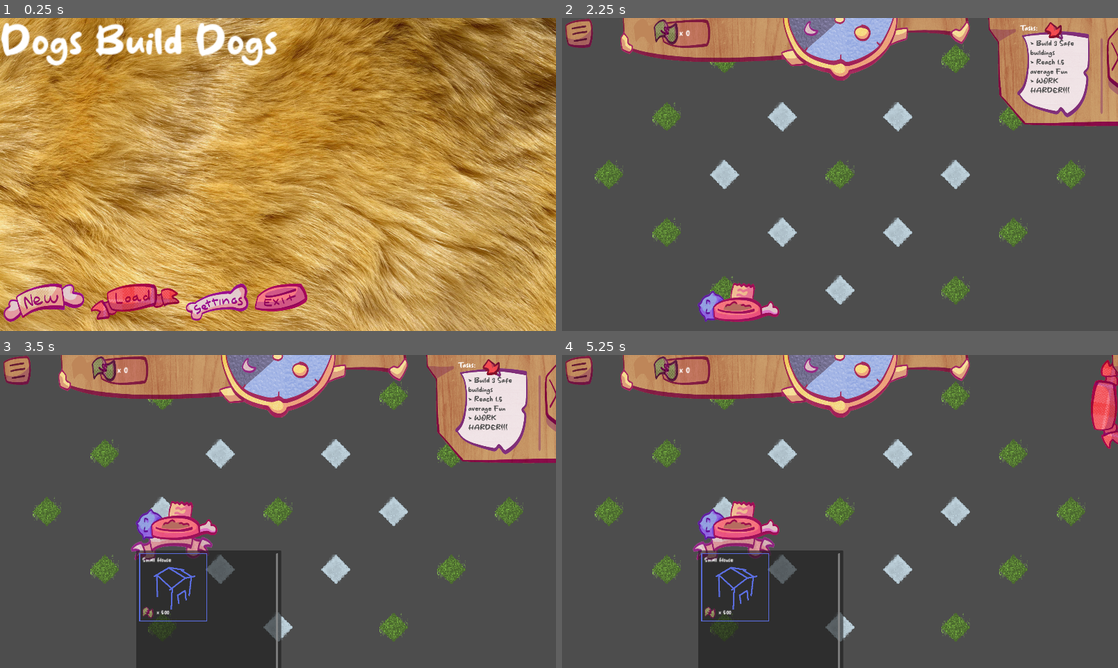
Above: before the commit, frames 1-4 (two rows, left to right).
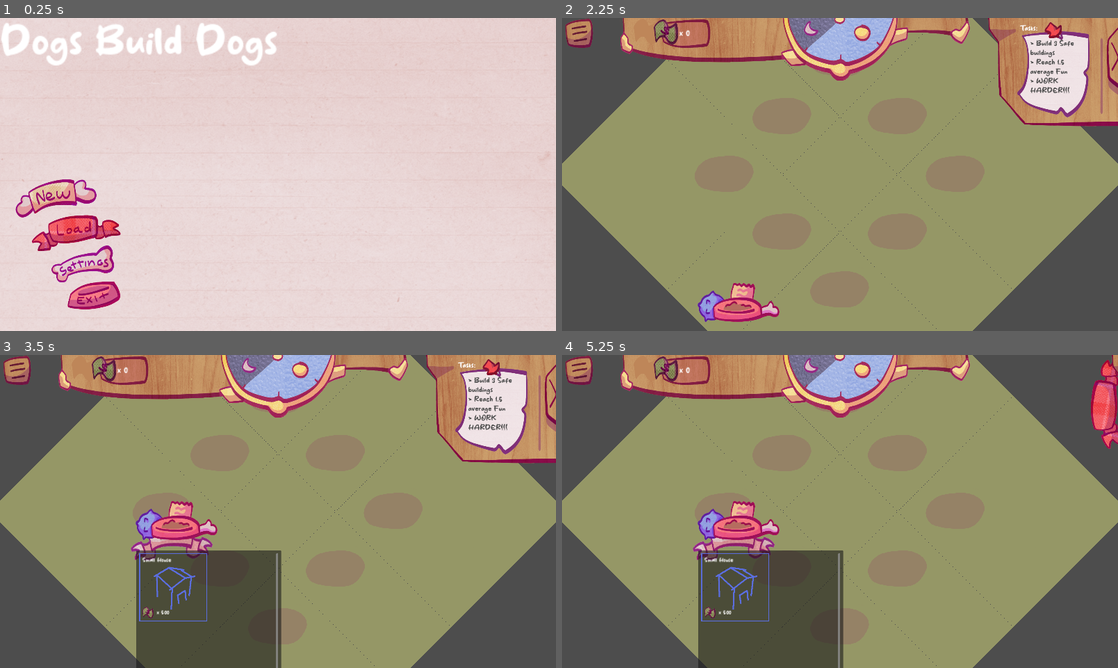
Above: after the commit, the same moments.

Repository: ingsmployee/bracktwinkjamminit
Game: Godot game, scene res://assets/scenes/main_menu.tscn
Two runs of this game, one before a commit and one after it. Both use one fixed random seed, a clock stepped at 60 frames per second and the inputs below.
Inputs (mouse positions are in pixels of both pictures, inside the frame that each line leads up to; where the layout moved, square brackets give the same spot in the first picture):
- Up to frame 1 (0.25 s): no input
- Up to frame 2 (2.25 s): click (745, 233) [695, 305] at 0.5 s; click (767, 265) [778, 305] at 1.25 s; click (728, 199) [606, 305] at 2 s
- Up to frame 3 (3.5 s): click (177, 639) at 2.75 s
- Up to frame 4 (5.25 s): click (1112, 395) at 3.5 s; click (1106, 405) at 4.25 s; click (1112, 395) at 5 s

The runs differ from the first frame. In frame 1, 98% of the frame differs, in the area x 0-100%, y 0-100%; in frame 2, 66%; in frame 3, 65%; in frame 4, 67%.

Commit message:
few tiny UI changes and switching out the tiles to test

Diff:
--- a/dogsbuilddogsbuilddogs/assets/scenes/main.tscn
+++ b/dogsbuilddogsbuilddogs/assets/scenes/main.tscn
@@ -3,10 +3,10 @@
 [ext_resource type="Script" path="res://assets/code/main.gd" id="1_wup87"]
 [ext_resource type="Script" path="res://assets/code/navigation_region_2d.gd" id="2_vjx6w"]
 [ext_resource type="Script" path="res://assets/code/money_manager.gd" id="2_xogqn"]
-[ext_resource type="Texture2D" uid="uid://dpsekvbe3b236" path="res://assets/art/programmer_art/programmer-stone-100.png" id="3_liv3y"]
-[ext_resource type="Texture2D" uid="uid://c6daperu140uk" path="res://assets/art/programmer_art/programmer-grass-export.png" id="4_pvwgi"]
 [ext_resource type="Script" path="res://assets/code/alives_management.gd" id="4_tkgb5"]
+[ext_resource type="Texture2D" uid="uid://dbnglwjeagddk" path="res://assets/art/Tile/tiletest.png" id="5_2wgt6"]
 [ext_resource type="Script" path="res://assets/code/user_interface.gd" id="5_tds1k"]
+[ext_resource type="Texture2D" uid="uid://bu332iprk2bcu" path="res://assets/art/Tile/grass_plain.png" id="6_udao6"]
 [ext_resource type="Theme" uid="uid://0wdocbrm4u1y" path="res://assets/misc/theme_1.tres" id="8_qrmrb"]
 [ext_resource type="Texture2D" uid="uid://bgcdbfg4vhjqx" path="res://assets/art/user_interface/textbox.png" id="11_wb7ej"]
 [ext_resource type="Texture2D" uid="uid://bk8yo61hnhspx" path="res://assets/art/user_interface/bigone.png" id="12_g7cdj"]
@@ -19,9 +19,9 @@
 [ext_resource type="Texture2D" uid="uid://dv2w4i7jn084d" path="res://assets/art/user_interface/Idkmaybeyoullfindauseforthis.png" id="17_3r60q"]
 [ext_resource type="Texture2D" uid="uid://mrftg8l5ia14" path="res://assets/art/user_interface/Pause/Paused.png" id="18_o40b0"]
 [ext_resource type="Texture2D" uid="uid://xl2s58n4bye3" path="res://assets/art/user_interface/Pause/pausefloor.png" id="19_pepmi"]
-[ext_resource type="Texture2D" uid="uid://c7petq6ifssua" path="res://assets/art/dogs/ennis.png" id="20_u7wq2"]
-[ext_resource type="Texture2D" uid="uid://tgxtplvxwvqy" path="res://assets/art/dogs/jack.png" id="21_fh1mo"]
-[ext_resource type="Texture2D" uid="uid://b47xfqnccm3nq" path="res://assets/art/dogs/schap.png" id="22_r4u7b"]
+[ext_resource type="Texture2D" uid="uid://c7petq6ifssua" path="res://assets/art/Dogs/Ennis.png" id="20_u7wq2"]
+[ext_resource type="Texture2D" uid="uid://tgxtplvxwvqy" path="res://assets/art/Dogs/Jack.png" id="21_fh1mo"]
+[ext_resource type="Texture2D" uid="uid://b47xfqnccm3nq" path="res://assets/art/Dogs/schap.png" id="22_r4u7b"]
 [ext_resource type="Texture2D" uid="uid://b072060iuhitx" path="res://assets/art/user_interface/Pause/Resume.png" id="23_q54qm"]
 [ext_resource type="Texture2D" uid="uid://btc3el1tt1oti" path="res://assets/art/user_interface/Pause/Settings.png" id="24_irhot"]
 [ext_resource type="Texture2D" uid="uid://cniacpsq6lrjg" path="res://assets/art/user_interface/Pause/exit.png" id="25_vvgcp"]
@@ -39,13 +39,21 @@
 tile_data = PackedInt32Array(524288, 5, 0, 393217, 5, 0, 458752, 5, 0, 524289, 5, 0, 589824, 5, 0, 655361, 5, 0, 262146 …(1037 unchanged characters)…
 
 [sub_resource type="TileSetAtlasSource" id="TileSetAtlasSource_s35fg"]
-texture = ExtResource("3_liv3y")
-texture_region_size = Vector2i(100, 100)
+texture = ExtResource("5_2wgt6")
+texture_region_size = Vector2i(399, 399)
 0:0/0 = 0
+1:0/0 = 0
+2:0/0 = 0
+0:1/0 = 0
+1:1/0 = 0
+2:1/0 = 0
+0:2/0 = 0
+1:2/0 = 0
+2:2/0 = 0
 
 [sub_resource type="TileSetAtlasSource" id="TileSetAtlasSource_u2le0"]
-texture = ExtResource("4_pvwgi")
-texture_region_size = Vector2i(99, 99)
+texture = ExtResource("6_udao6")
+texture_region_size = Vector2i(399, 399)
 0:0/0 = 0
 
 [sub_resource type="TileSet" id="TileSet_364tp"]
--- a/dogsbuilddogsbuilddogs/assets/scenes/main_menu.tscn
+++ b/dogsbuilddogsbuilddogs/assets/scenes/main_menu.tscn
@@ -2,8 +2,8 @@
 
 [ext_resource type="Theme" uid="uid://0wdocbrm4u1y" path="res://assets/misc/theme_1.tres" id="1_6fjhc"]
 [ext_resource type="Script" path="res://assets/code/main_menu.gd" id="1_wuv5x"]
-[ext_resource type="Texture2D" uid="uid://cyoh7pn0eg3s1" path="res://assets/art/not_by_tomato/wallpaper.jpg" id="3_8jpm1"]
 [ext_resource type="Texture2D" uid="uid://wjq157rjk0p" path="res://assets/art/user_interface/new.png" id="3_epgct"]
+[ext_resource type="Texture2D" uid="uid://dv5inumkn0xd3" path="res://assets/art/not_by_tomato/background.png" id="3_mqaxh"]
 [ext_resource type="Texture2D" uid="uid://dor6ypco6no67" path="res://assets/art/user_interface/load.png" id="4_r13kh"]
 [ext_resource type="Texture2D" uid="uid://ciudhw3mreg35" path="res://assets/art/user_interface/settings.png" id="5_n53ti"]
 [ext_resource type="Texture2D" uid="uid://bd7kxbrlbd0wq" path="res://assets/art/user_interface/exit.png" id="6_nmd6o"]
@@ -34,15 +34,42 @@
 anchor_bottom = 1.0
 grow_horizontal = 2
 grow_vertical = 2
-texture = ExtResource("3_8jpm1")
+texture = ExtResource("3_mqaxh")
+
+[node name="LoadSave" type="TextureButton" parent="MainMenu"]
+layout_mode = 2
+offset_left = 109.0
+offset_top = 680.0
+offset_right = 1160.0
+offset_bottom = 805.0
+theme = ExtResource("1_6fjhc")
+texture_normal = ExtResource("4_r13kh")
+
+[node name="Settings" type="TextureButton" parent="MainMenu"]
+layout_mode = 2
+offset_left = 177.0
+offset_top = 784.0
+offset_right = 1228.0
+offset_bottom = 913.0
+theme = ExtResource("1_6fjhc")
+texture_normal = ExtResource("5_n53ti")
+
+[node name="ExitGame" type="TextureButton" parent="MainMenu"]
+layout_mode = 2
+offset_left = 233.0
+offset_top = 909.0
+offset_right = 1284.0
+offset_bottom = 1006.0
+theme = ExtResource("1_6fjhc")
+texture_normal = ExtResource("6_nmd6o")
 
 [node name="BoxContainer2" type="PanelContainer" parent="MainMenu"]
 self_modulate = Color(1, 1, 1, 0)
 layout_mode = 0
-offset_left = 12.0
-offset_top = 916.0
-offset_right = 1063.0
-offset_bottom = 1066.0
+offset_left = 54.0
+offset_top = 556.0
+offset_right = 1105.0
+offset_bottom = 1100.0
 theme = ExtResource("1_6fjhc")
 theme_override_styles/panel = SubResource("StyleBoxFlat_hqt2a")
 
@@ -50,26 +77,12 @@
 layout_mode = 2
 theme = ExtResource("1_6fjhc")
 theme_override_constants/separation = 20
+vertical = true
 
 [node name="PlayGame" type="TextureButton" parent="MainMenu/BoxContainer2/BoxContainer"]
 layout_mode = 2
 theme = ExtResource("1_6fjhc")
 texture_normal = ExtResource("3_epgct")
-
-[node name="LoadSave" type="TextureButton" parent="MainMenu/BoxContainer2/BoxContainer"]
-layout_mode = 2
-theme = ExtResource("1_6fjhc")
-texture_normal = ExtResource("4_r13kh")
-
-[node name="Settings" type="TextureButton" parent="MainMenu/BoxContainer2/BoxContainer"]
-layout_mode = 2
-theme = ExtResource("1_6fjhc")
-texture_normal = ExtResource("5_n53ti")
-
-[node name="ExitGame" type="TextureButton" parent="MainMenu/BoxContainer2/BoxContainer"]
-layout_mode = 2
-theme = ExtResource("1_6fjhc")
-texture_normal = ExtResource("6_nmd6o")
 
 [node name="GameTitle" type="Label" parent="MainMenu"]
 layout_mode = 0
@@ -145,15 +158,15 @@
 theme_override_font_sizes/font_size = 50
 text = "PATTERNED BACKGROUND"
 
+[connection signal="button_down" from="MainMenu/LoadSave" to="MainMenu" method="_on_button_down"]
+[connection signal="button_up" from="MainMenu/LoadSave" to="MainMenu" method="_on_button_up"]
+[connection signal="pressed" from="MainMenu/LoadSave" to="MainMenu" method="_on_load_save_pressed"]
+[connection signal="button_down" from="MainMenu/Settings" to="MainMenu" method="_on_button_down"]
+[connection signal="button_up" from="MainMenu/Settings" to="MainMenu" method="_on_button_up"]
+[connection signal="pressed" from="MainMenu/Settings" to="MainMenu" method="_on_settings_pressed"]
+[connection signal="button_down" from="MainMenu/ExitGame" to="MainMenu" method="_on_button_down"]
+[connection signal="button_up" from="MainMenu/ExitGame" to="MainMenu" method="_on_button_up"]
+[connection signal="pressed" from="MainMenu/ExitGame" to="MainMenu" method="_on_exit_game_pressed"]
 [connection signal="button_down" from="MainMenu/BoxContainer2/BoxContainer/PlayGame" to="MainMenu" method="_on_button_down"]
 [connection signal="button_up" from="MainMenu/BoxContainer2/BoxContainer/PlayGame" to="MainMenu" method="_on_button_up"]
 [connection signal="pressed" from="MainMenu/BoxContainer2/BoxContainer/PlayGame" to="MainMenu" method="_on_play_game_pressed"]
-[connection signal="button_down" from="MainMenu/BoxContainer2/BoxContainer/LoadSave" to="MainMenu" method="_on_button_down"]
-[connection signal="button_up" from="MainMenu/BoxContainer2/BoxContainer/LoadSave" to="MainMenu" method="_on_button_up"]
-[connection signal="pressed" from="MainMenu/BoxContainer2/BoxContainer/LoadSave" to="MainMenu" method="_on_load_save_pressed"]
-[connection signal="button_down" from="MainMenu/BoxContainer2/BoxContainer/Settings" to="MainMenu" method="_on_button_down"]
-[connection signal="button_up" from="MainMenu/BoxContainer2/BoxContainer/Settings" to="MainMenu" method="_on_button_up"]
-[connection signal="pressed" from="MainMenu/BoxContainer2/BoxContainer/Settings" to="MainMenu" method="_on_settings_pressed"]
-[connection signal="button_down" from="MainMenu/BoxContainer2/BoxContainer/ExitGame" to="MainMenu" method="_on_button_down"]
-[connection signal="button_up" from="MainMenu/BoxContainer2/BoxContainer/ExitGame" to="MainMenu" method="_on_button_up"]
-[connection signal="pressed" from="MainMenu/BoxContainer2/BoxContainer/ExitGame" to="MainMenu" method="_on_exit_game_pressed"]
Binary file added: dogsbuilddogsbuilddogs/assets/art/Tile/grass_plain.png
Not shown, added: dogsbuilddogsbuilddogs/assets/art/Tile/grass_plain.png.import
Binary file added: dogsbuilddogsbuilddogs/assets/art/Tile/tiletest.png
Not shown, added: dogsbuilddogsbuilddogs/assets/art/Tile/tiletest.png.import
Binary file added: dogsbuilddogsbuilddogs/assets/art/not_by_tomato/background.png
Not shown, added: dogsbuilddogsbuilddogs/assets/art/not_by_tomato/background.png.import
Not shown: 8 places in dogsbuilddogsbuilddogs/assets/misc/theme_1.tres that only renumber resources
